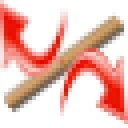
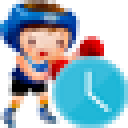
Revision of a layered 128 x 128 image; what changed, layer by layer:
hid "Layer 48 copy" over [0, 0, 128, 124]
added layer "Layer 49" above "Layer 36" over [0, 0, 128, 128]
